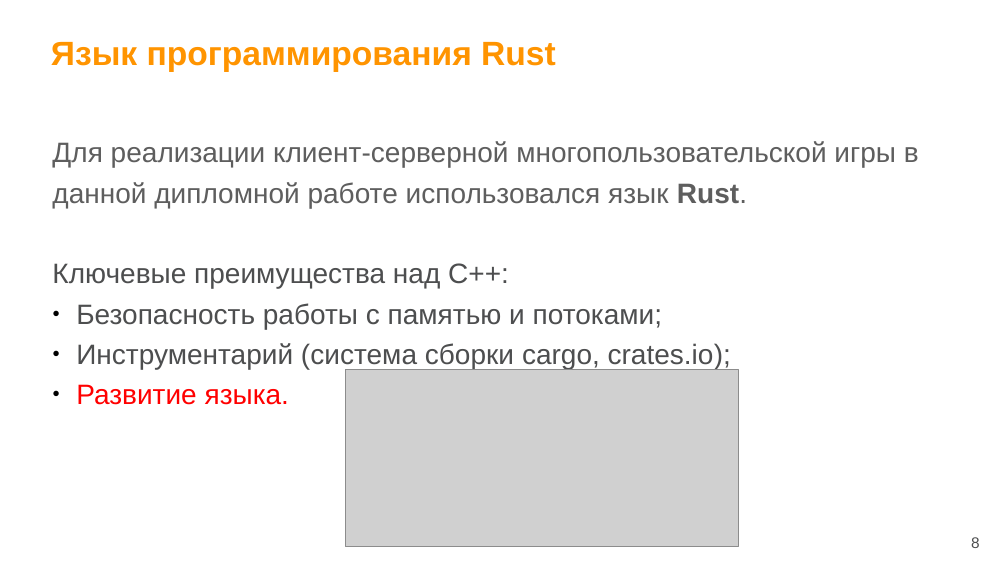
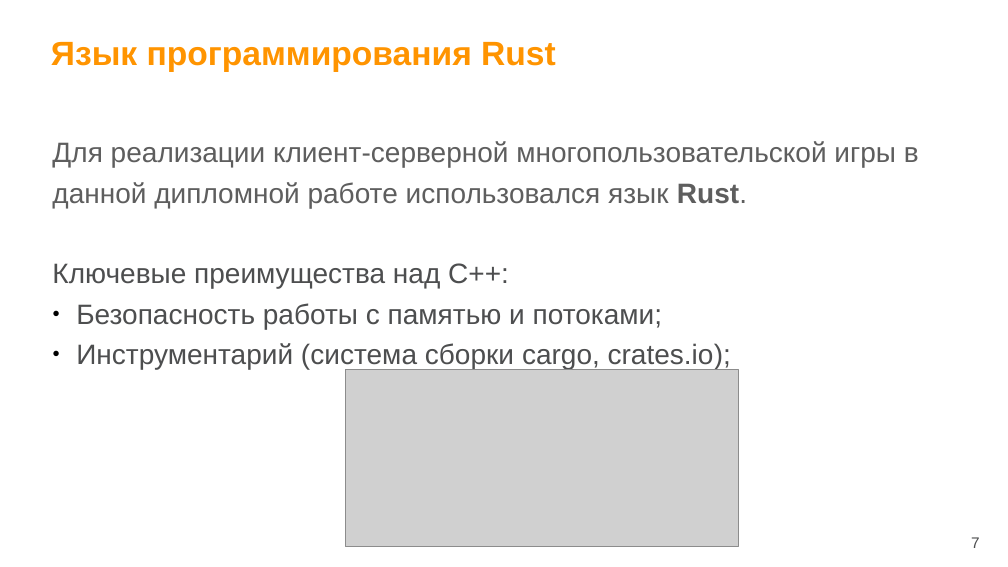
Before and after one commit to wemik2323/vkr, a slide deck: slide 7 of docs/Result/Презентация.pptx (slide 8 before the commit). Drawn at 1008x567 pixels with LibreOffice and Linux fonts; fonts in the diff are those of the drawing; grey boxes stand for pictures; background and template pictures are left out. Boxes give left, top, right and bottom in pixels: in the first picture for what was removed or moved away, otherwise in the second. Text is boxed around its words. In the diff, an @@ line names an element or a change of style, - is before the commit and + after.

```diff
--- a/docs/Result/Презентация.pptx
+++ b/docs/Result/Презентация.pptx
@@ text at (x1=76, y1=384, x2=289, y2=405): paragraph removed @@
-● Развитие языка.
@@ page number at (x1=971, y1=537, x2=980, y2=548): text changed @@
-8
+7
```
Also in this commit, not shown: 3 other slides changed, 1 slide removed, 2 other files.
